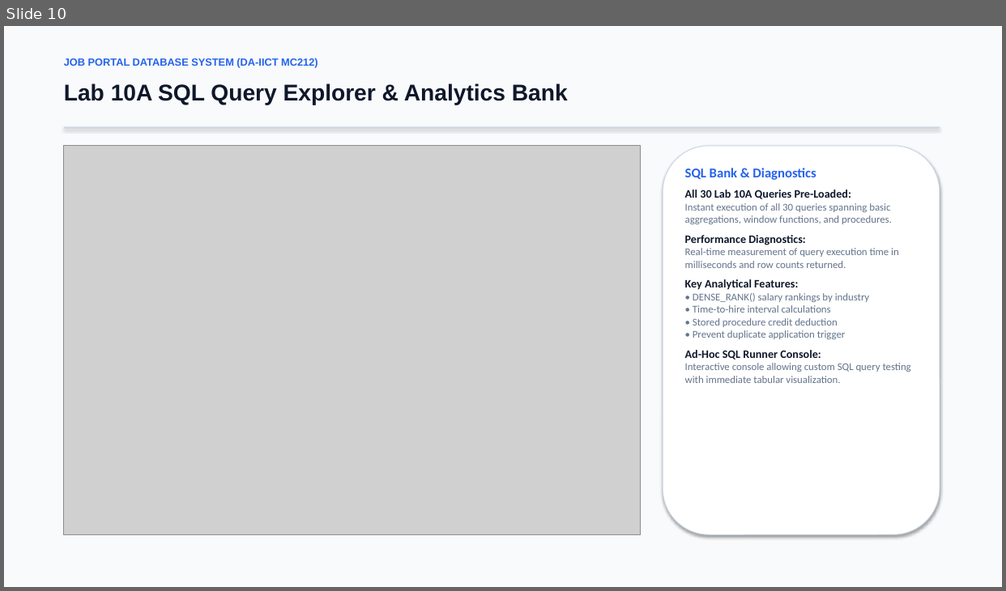
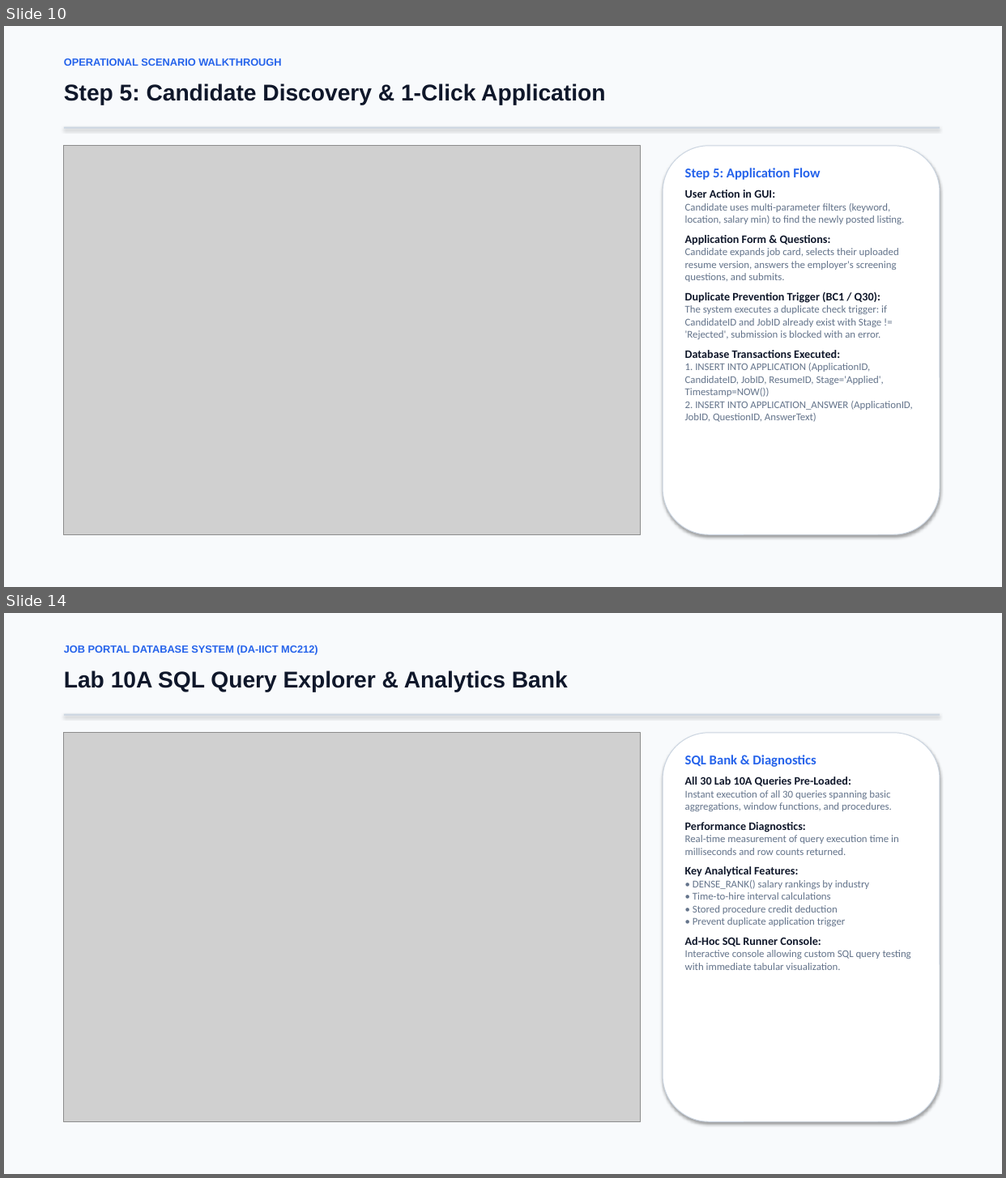
Before and after one commit to jainil0277/job-portal-dbms, a slide deck: docs/Team-9_202503016_Presentation.pptx. Shown one above the other, each under a label of ours: slide 10 before the commit, slides 10 and 14 after it; the slides between them are not shown. The pictures are 1006x591 and 1006x1178 pixels, drawn with LibreOffice and Linux fonts; fonts in the diff are those of the drawing; grey boxes stand for pictures. Boxes give left, top, right and bottom in pixels: in the first picture for what was removed or moved away, otherwise in the second. Text is boxed around its words. In the diff, an @@ line names an element or a change of style, - is before the commit and + after.

Commit message:
feat: add 10-minute presentation scenario walkthrough with images and database reflection

```diff
--- a/docs/Team-9_202503016_Presentation.pptx
+++ b/docs/Team-9_202503016_Presentation.pptx
@@ slide 10 added at box(4, 26, 1002, 587), background #FFFFFF @@
@@ rectangle added at box(4, 26, 1002, 587), fill #F8FAFC @@
@@ text added at box(64, 58, 281, 66), 10 pt, text #2563EB, bold @@
+OPERATIONAL SCENARIO WALKTHROUGH
@@ text added at box(64, 84, 605, 105), 22 pt, text #0F172A, bold @@
+Step 5: Candidate Discovery & 1-Click Application
@@ rectangle added at box(64, 127, 940, 129), fill #CBD5E1 @@
@@ picture added at box(64, 146, 641, 535) @@
@@ rounded rectangle added at box(663, 146, 940, 535), fill #FFFFFF, outline #CBD5E1 0.75 pt @@
@@ text added at box(685, 168, 912, 422), 10 pt, text #64748B @@
+Step 5: Application Flow
+User Action in GUI:
+Candidate uses multi-parameter filters (keyword, location, salary min) to find the newly posted listing.
+Application Form & Questions:
+Candidate expands job card, selects their uploaded resume version, answers the employer's screening questions, and submits.
+Duplicate Prevention Trigger (BC1 / Q30):
+The system executes a duplicate check trigger: if CandidateID and JobID already exist with Stage != 'Rejected', submission is blocked with an error.
+Database Transactions Executed:
+1. INSERT INTO APPLICATION (ApplicationID, CandidateID, JobID, ResumeID, Stage='Applied', Timestamp=NOW())
+2. INSERT INTO APPLICATION_ANSWER (ApplicationID, JobID, QuestionID, AnswerText)
@@ what was slide 10 is now slide 14 @@
```
Also in this commit, not shown: 8 slides changed, 4 other slides added, 1 slide removed, 4 other files.
